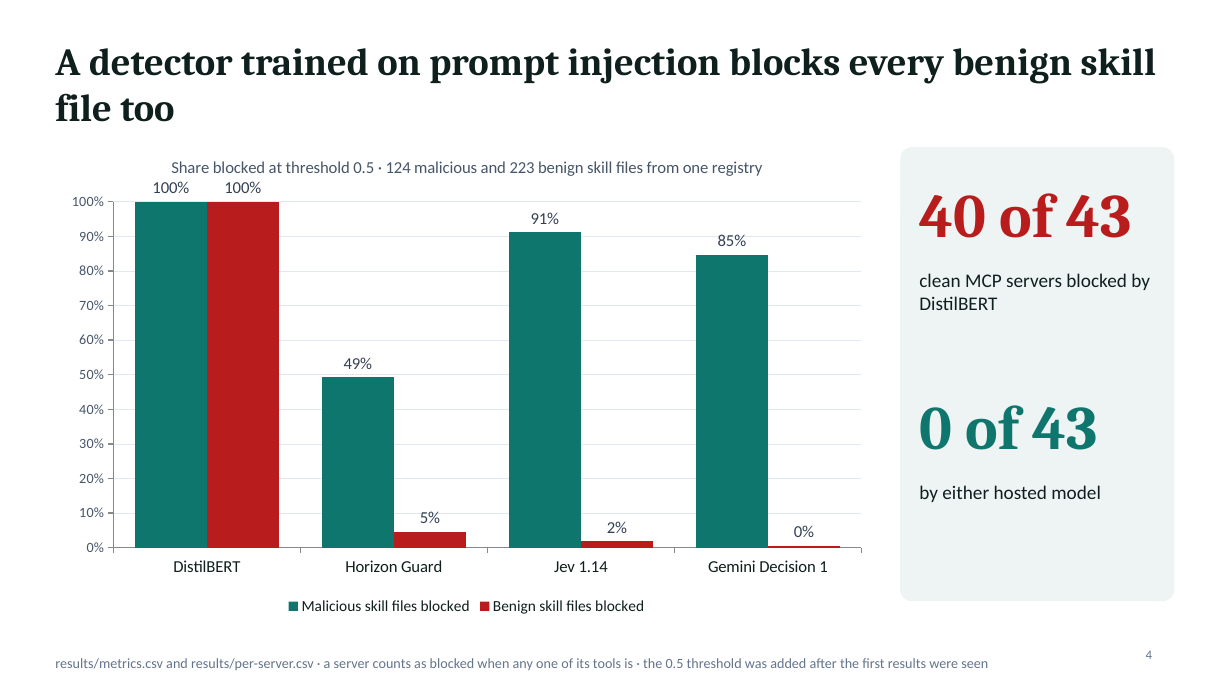
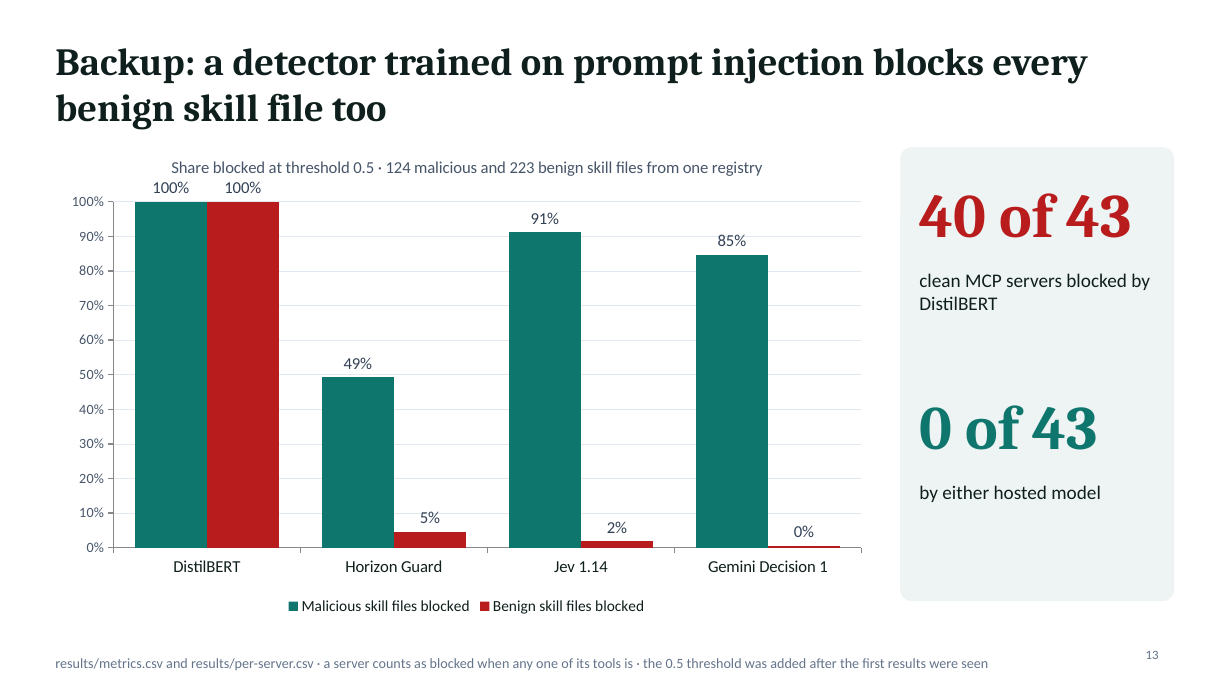
Before and after one commit to jonasneves/connector-gate, a slide deck: slide 13 of slides.pptx (slide 4 before the commit). Drawn at 1232x693 pixels with LibreOffice and Linux fonts; fonts in the diff are those of the drawing. Boxes give left, top, right and bottom in pixels: in the first picture for what was removed or moved away, otherwise in the second. Text is boxed around its words. In the diff, an @@ line names an element or a change of style, - is before the commit and + after.

```diff
--- a/slides.pptx
+++ b/slides.pptx
@@ title at [55, 48, 1088, 130]: text changed @@
-A detector trained on prompt injection blocks every benign skill file too
+Backup: a detector trained on prompt injection blocks every benign skill file too
@@ page number at [1146, 650, 1159, 659]: text changed @@
-4
+13
```
Also in this commit, not shown: 3 other slides changed, 1 slide added, 1 slide removed, 12 other files.
